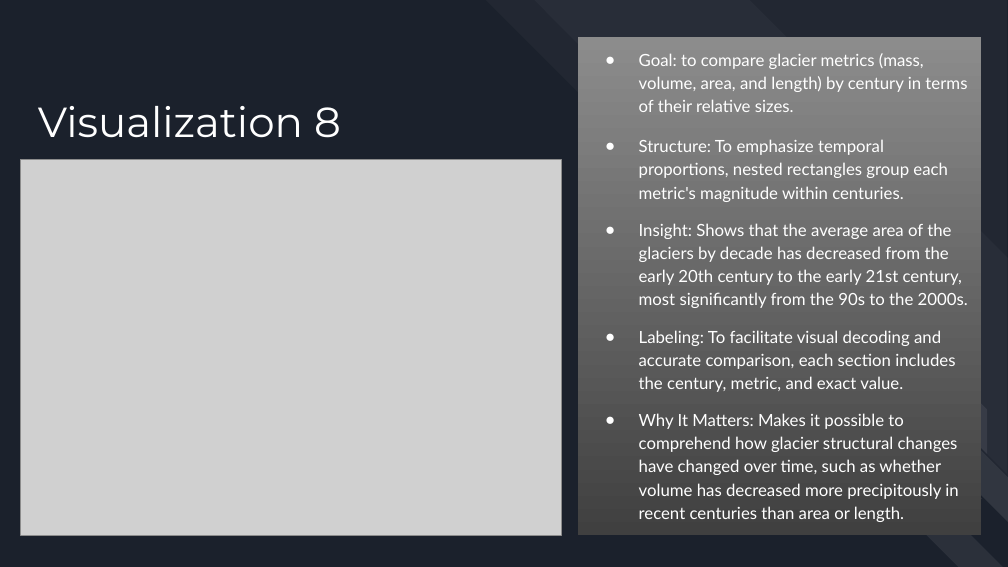
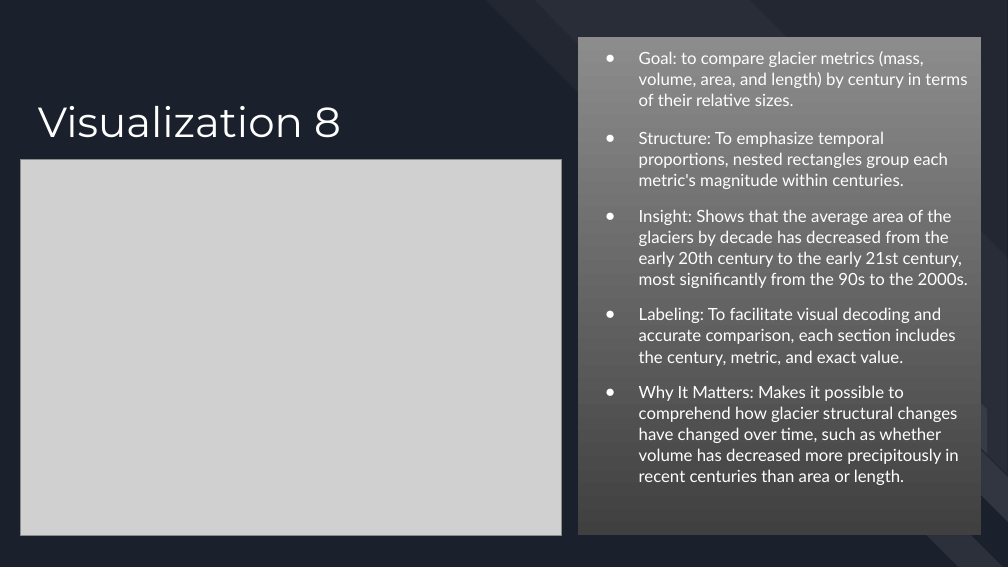
Before and after one commit to VodkaNoodles/CS445-GROUP8, a slide deck: slide 10 of CS445 SLIDES.pptx. Drawn at 1008x567 pixels with LibreOffice and Linux fonts; fonts in the diff are those of the drawing; grey boxes stand for pictures. Boxes give left, top, right and bottom in pixels: in the first picture for what was removed or moved away, otherwise in the second. Text is boxed around its words. In the diff, an @@ line names an element or a change of style, - is before the commit and + after.

```diff
--- a/CS445 SLIDES.pptx
+++ b/CS445 SLIDES.pptx
@@ text "Goal: to compare glacier metrics ..." at <box>579,36,982,535</box>: line spacing 1.15 to 1.05 @@
```
Also in this commit, not shown: 2 other slides changed, 3 slides added, 3 slides removed.
